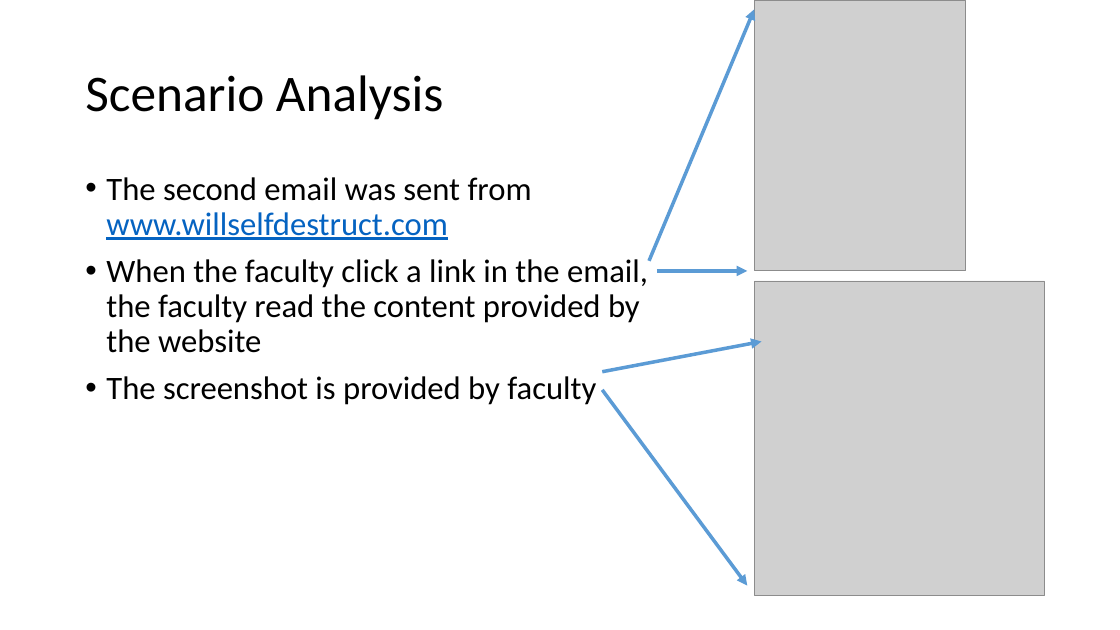
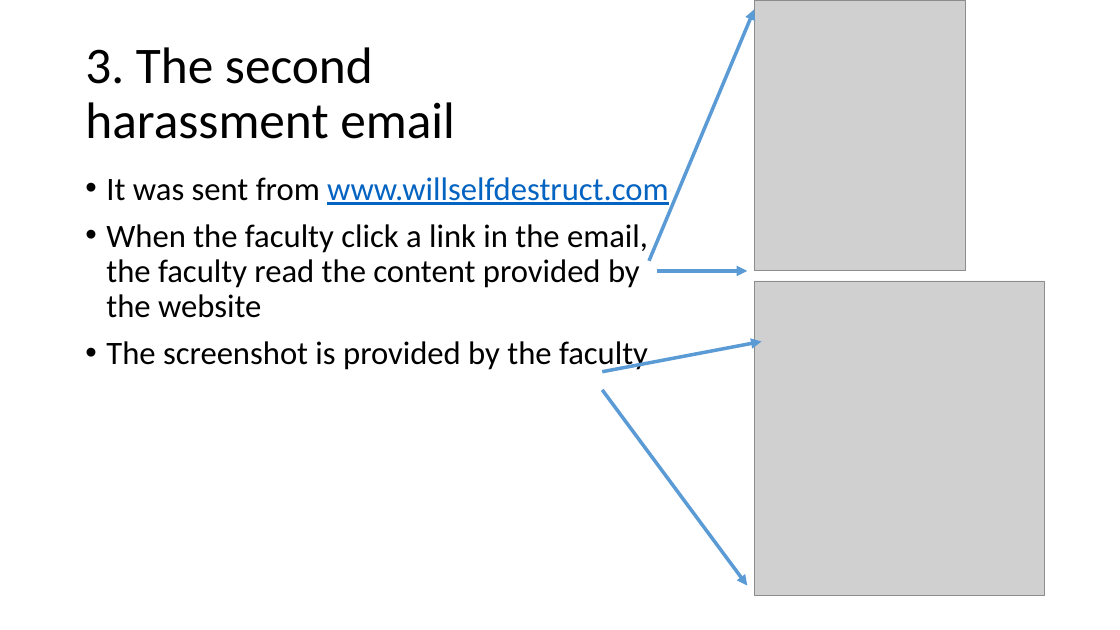
Before and after one commit to frankwxu/digital-forensics-lab, a slide deck: slide 7 of Email_Harassment/0_Investigate_Harassment_Email_Wireshark.pptx (slide 8 before the commit). Drawn at 1120x630 pixels with LibreOffice and Linux fonts; fonts in the diff are those of the drawing; grey boxes stand for pictures; background and template pictures are left out. Boxes give left, top, right and bottom in pixels: in the first picture for what was removed or moved away, otherwise in the second. Text is boxed around its words. In the diff, an @@ line names an element or a change of style, - is before the commit and + after.

Commit message:
Improved Email Harassment with tshark investigation

```diff
--- a/Email_Harassment/0_Investigate_Harassment_Email_Wireshark.pptx
+++ b/Email_Harassment/0_Investigate_Harassment_Email_Wireshark.pptx
@@ title at (x1=85, y1=47, x2=455, y2=139): text changed @@
-Scenario Analysis
+3. The second harassment email
@@ text at (x1=106, y1=177, x2=668, y2=205): text changed; text colour #000000 to #0563C1 @@
-• The second email was sent from www.willselfdestruct.com
+• It was sent from www.willselfdestruct.com
@@ text at (x1=106, y1=341, x2=648, y2=373): text changed @@
-• The screenshot is provided by faculty
+• The screenshot is provided by the faculty
```
Also in this commit, not shown: 9 other slides changed, 10 slides added, 2 slides removed, 4 other files.
